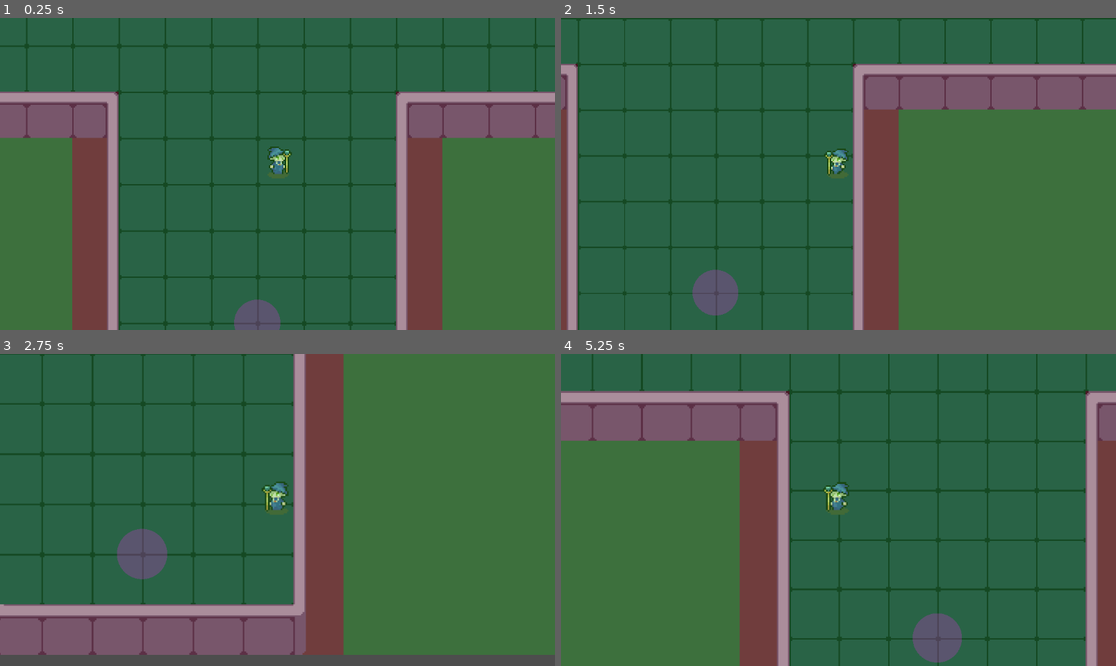
Above: before the commit, frames 1-4 (two rows, left to right).
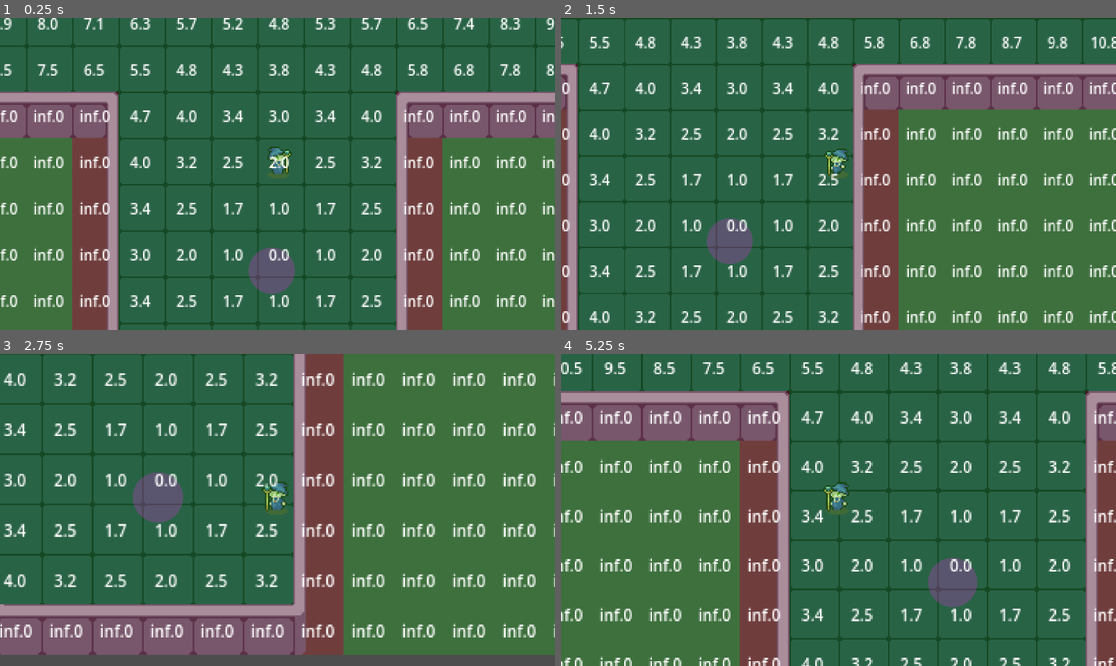
Above: after the commit, the same moments.

Repository: iljanated/shooter
Game: Godot game, scene res://scenes/game.tscn
Two runs of this game, one before a commit and one after it. Both use one fixed random seed, a clock stepped at 60 frames per second and the inputs below.
Inputs (mouse positions are in pixels of both pictures, inside the frame that each line leads up to):
- Up to frame 1 (0.25 s): no input
- Up to frame 2 (1.5 s): move the mouse to (960, 158) at 0.52 s; hold D (move_right) 0.53-1.28 s; hold Mouse wheel up (zoom_in) 0.53-1.28 s; move the mouse to (727, 189) at 1.27 s; hold S (move_down) from 1.28 s (still down); tap Mouse wheel down (zoom_out) at 1.35 s
- Up to frame 3 (2.75 s): move the mouse to (333, 441) at 2.02 s; release S (move_down) at 2.03 s; hold D (move_right) from 2.03 s (still down); hold Mouse wheel up (zoom_in) from 2.03 s (still down)
- Up to frame 4 (5.25 s): move the mouse to (810, 572) at 2.77 s; release D (move_right) at 2.78 s; release Mouse wheel up (zoom_in) at 2.78 s; hold W (move_up) 2.78-3.53 s; tap Mouse wheel down (zoom_out) at 2.85, 4.35 s; move the mouse to (1005, 556) at 3.52 s; hold Mouse wheel up (zoom_in) 3.53-4.28 s; hold A (move_left) 3.53-5.03 s; move the mouse to (672, 463) at 4.27 s; move the mouse to (866, 510) at 5.02 s; hold S (move_down) from 5.03 s (still down); hold Mouse wheel up (zoom_in) from 5.03 s (still down)

The runs differ from the first frame. In frame 1, 9.5% of the frame differs, in the area x 0-100%, y 0-100%; in frame 2, 10%; in frame 3, 11%, in the area x 0-100%, y 5-91%; in frame 4, 10%.

Commit message:
flowfield bis

Diff:
--- a/scenes/enemy.tscn
+++ b/scenes/enemy.tscn
@@ -4,6 +4,7 @@
 [ext_resource type="SpriteFrames" uid="uid://ctp35ofa4tle7" path="res://assets/characters/armored_orc/armored_orc_sprite_frames.tres" id="1_7p1mj"]
 [ext_resource type="Script" uid="uid://qotc8qnrnmtj" path="res://scripts/state_machine/state_machine.gd" id="2_md0e3"]
 [ext_resource type="Script" uid="uid://m53jbagvaqs" path="res://scripts/characters/enemy/states/enemy_idle_state.gd" id="3_4ra3w"]
+[ext_resource type="Script" uid="uid://bxc4c6djew7bv" path="res://scripts/characters/enemy/states/enemy_goto_exit_state.gd" id="5_c4w8v"]
 
 [sub_resource type="CircleShape2D" id="CircleShape2D_7p1mj"]
 radius = 17.029387
@@ -24,9 +25,14 @@
 
 [node name="StateMachine" type="Node" parent="." unique_id=1400117222 node_paths=PackedStringArray("initial_state")]
 script = ExtResource("2_md0e3")
-initial_state = NodePath("EnemyIdleState")
+initial_state = NodePath("EnemyGoToExitState")
 
 [node name="EnemyIdleState" type="Node" parent="StateMachine" unique_id=1944321384 node_paths=PackedStringArray("character_body")]
 script = ExtResource("3_4ra3w")
 character_body = NodePath("../..")
 metadata/_custom_type_script = "uid://m53jbagvaqs"
+
+[node name="EnemyGoToExitState" type="Node" parent="StateMachine" unique_id=654520577 node_paths=PackedStringArray("character_body")]
+script = ExtResource("5_c4w8v")
+character_body = NodePath("../..")
+metadata/_custom_type_script = "uid://bxc4c6djew7bv"
--- a/scenes/game.tscn
+++ b/scenes/game.tscn
@@ -25,6 +25,10 @@
 [node name="StaticObjects" type="Node" parent="." unique_id=1171088548]
 
 [node name="MapExit" parent="StaticObjects" unique_id=1554953664 instance=ExtResource("2_p57ef")]
+position = Vector2(10, -36)
+
+[node name="MapExit2" parent="StaticObjects" unique_id=1346189774 instance=ExtResource("2_p57ef")]
+position = Vector2(866, -643)
 
 [node name="Player" parent="." unique_id=625724922 instance=ExtResource("1_uwrxv")]
 position = Vector2(14, -103)
@@ -34,7 +38,7 @@
 script = ExtResource("3_lnu2h")
 
 [node name="Enemy" parent="." unique_id=1222688683 instance=ExtResource("4_lbhrr")]
-position = Vector2(-283, -238)
+position = Vector2(-875, -925)
 
 [node name="DataGrid2D" type="Node2D" parent="." unique_id=797833128]
 z_index = 10
--- /dev/null
+++ b/scripts/characters/enemy/states/enemy_goto_exit_state.gd
@@ -0,0 +1,25 @@
+extends State
+class_name  EnemyGoToExitState
+
+@export var character_body: CharacterBody2D
+@export var max_speed: float = 50.0
+
+var datagrid: DataGrid2D
+
+func _ready() -> void:
+    datagrid = get_tree().root.find_child("DataGrid2D", true, false)
+    if datagrid == null:
+        push_error("EnemyGoToExitState: Could not find DataGrid2D in node tree")
+
+    if not character_body:
+        push_error("EnemyGoToExitState: character_body is not assigned")
+
+func enter():
+    pass
+
+func update(delta):
+    pass
+
+func physics_update(delta):
+    var gradient = datagrid.get_gradient("exits", character_body.global_position)
+    character_body.velocity = -gradient * max_speed
--- a/scripts/datagrid/datagrid2d.gd
+++ b/scripts/datagrid/datagrid2d.gd
@@ -33,7 +33,8 @@
 
 	var grid_width = grid_rect.size.x
 	var grid_height = grid_rect.size.y
-	grid.resize(grid_width * grid_height)
+	var grid_size = grid_width * grid_height
+	grid.resize(grid_size)
 
 	for y in range(grid_height):
 		for x in range(grid_width):
@@ -53,14 +54,21 @@
 				"wall":
 					grid[cell_index].walkable = false
 
-	initialize_flow_fields()
+	exit_distance_field.resize(grid_size)
+	player_distance_field.resize(grid_size)
+	flow_field_buffer.resize(grid_size)
+
 	rebuild_exit_distance_field()
-	rebuild_player_distance_field([])
+	rebuild_player_distance_field()
+
 	queue_redraw()
 
 func _draw():
 	var grid_width = grid_rect.size.x
 	var grid_height = grid_rect.size.y
+
+	var font : Font = ThemeDB.fallback_font
+	var font_size = 10
 
 	for y in range(grid_height):
 		for x in range(grid_width):
@@ -68,6 +76,7 @@
 			var cell = grid[cell_index]
 			var color =  Color(0, 1, 0, 0.2) if cell.walkable else Color(1, 0, 0, 0.2)
 			draw_rect(Rect2(top_left + Vector2(x, y) * cell_size, Vector2(cell_size, cell_size)), color)
+			draw_string(font, top_left + Vector2(x, y) * cell_size + Vector2(0, (cell_size + font_size) * 0.5), str(exit_distance_field[cell_index]).pad_decimals(1),HORIZONTAL_ALIGNMENT_CENTER, cell_size, font_size)
 
 
 func initialize_tilemap_layers_from_static_layers() -> void:
@@ -95,38 +104,85 @@
 		if child_node is MapExit:
 			map_exits.append(child_node)
 
-
-func initialize_flow_fields() -> void:
-	var cell_count = grid.size()
-	exit_distance_field = FlowField.create_default_field(cell_count)
-	player_distance_field = FlowField.create_default_field(cell_count)
-	flow_field_buffer = FlowField.create_default_field(cell_count)
-
-
 func rebuild_exit_distance_field() -> void:
+
 	var exit_source_indices: Array[int] = []
 	for map_exit in map_exits:
-		exit_source_indices.append(get_cell_index_from_world_position(map_exit.global_position))
-
-	flow_field_buffer = FlowField.calculate_field_on_buffer(flow_field_buffer, grid, exit_source_indices)
+		var index = world_position_to_index(map_exit.global_position)
+		if index != -1:
+			exit_source_indices.append(index)
+
+	FlowField.calculate_field(flow_field_buffer, grid_rect.size, grid, exit_source_indices)
+
 	var previous_field = exit_distance_field
 	exit_distance_field = flow_field_buffer
 	flow_field_buffer = previous_field
 
 
-func rebuild_player_distance_field(player_positions: Array[Vector2]) -> void:
-	var player_source_indices: Array[int] = []
-	for player_position in player_positions:
-		player_source_indices.append(get_cell_index_from_world_position(player_position))
-
-	flow_field_buffer = FlowField.calculate_field_on_buffer(flow_field_buffer, grid, player_source_indices)
-	var previous_field = player_distance_field
-	player_distance_field = flow_field_buffer
-	flow_field_buffer = previous_field
-
-
-func get_cell_index_from_world_position(world_position: Vector2) -> int:
+func rebuild_player_distance_field() -> void:
+	pass
+
+func get_index_distance(flow_field: String, index: int) -> float:
+	var selected_field: PackedFloat32Array
+	match flow_field:
+		"exits":
+			selected_field = exit_distance_field
+		"players":
+			selected_field = player_distance_field
+		_:
+			push_error("DataGrid2D: Unknown flow field name ", flow_field)
+			return INF
+
+	if index < 0 or index >= selected_field.size():
+		return INF
+
+	return selected_field[index]
+
+func get_distance(flow_field: String, world_position: Vector2) -> float:
+	var index = world_position_to_index(Vector2(world_position.x, world_position.y))
+	return get_index_distance(flow_field, index)
+
+func get_gradient(flow_field: String, world_position: Vector2) -> Vector2:
+	var center_index = world_position_to_index(Vector2(world_position.x, world_position.y))
+	var center_value = get_index_distance(flow_field, center_index)
+	if center_value == INF:
+		return Vector2.ZERO
+
+	var grid_width = grid_rect.size.x
+	var grid_height = grid_rect.size.y
+	var cell_x = center_index % grid_width
+	var cell_y = int(center_index / grid_width)
+
+	var right_index = center_index + 1 if cell_x < grid_width - 1 else -1
+	var left_index = center_index - 1 if cell_x > 0 else -1
+	var up_index = center_index + grid_width if cell_y < grid_height - 1 else -1
+	var down_index = center_index - grid_width if cell_y > 0 else -1
+
+	var right_value = get_index_distance(flow_field, right_index)
+	if right_value == INF:
+		right_value = center_value
+
+	var left_value = get_index_distance(flow_field, left_index)
+	if left_value == INF:
+		left_value = center_value
+
+	var up_value = get_index_distance(flow_field, up_index)
+	if up_value == INF:
+		up_value = center_value
+
+	var down_value = get_index_distance(flow_field, down_index)
+	if down_value == INF:
+		down_value = center_value
+
+	var gradient = Vector2(right_value - left_value, up_value - down_value)
+	if gradient == Vector2.ZERO:
+		return Vector2.ZERO
+
+	return gradient.normalized()
+
+func world_position_to_index(world_position: Vector2) -> int:
 	if grid_rect == Rect2i():
+		push_error("DataGrid2D: Empty grid_rect, cannot convert world position to index")
 		return -1
 
 	var local_position = world_position / cell_size
@@ -135,8 +191,10 @@
 	var grid_height = grid_rect.size.y
 
 	if cell_position.x < 0 or cell_position.x >= grid_width:
+		push_error("DataGrid2D: World position ", world_position, " is out of grid bounds")
 		return -1
 	if cell_position.y < 0 or cell_position.y >= grid_height:
+		push_error("DataGrid2D: World position ", world_position, " is out of grid bounds")
 		return -1
 
 	return cell_position.y * grid_width + cell_position.x
--- a/scripts/datagrid/flowfield.gd
+++ b/scripts/datagrid/flowfield.gd
@@ -2,28 +2,58 @@
 
 class_name FlowField
 
-const DEFAULT_DISTANCE: float = INF
+static func calculate_field(field: PackedFloat32Array, grid_size: Vector2i, data_grid: Array[DataGrid2DCell], target_indices: Array[int]):
+    field.fill(INF)
+    for target_index in target_indices:
+        field[target_index] = 0.0
 
+    var sweeps = [
+        {"x_start": 0, "x_end": grid_size.x, "x_step": 1, "y_start": 0, "y_end": grid_size.y, "y_step": 1},
+        {"x_start": grid_size.x - 1, "x_end": - 1, "x_step": - 1, "y_start": 0, "y_end": grid_size.y, "y_step": 1},
+        {"x_start": 0, "x_end": grid_size.x, "x_step": 1, "y_start": grid_size.y - 1, "y_end": - 1, "y_step": - 1},
+        {"x_start": grid_size.x - 1, "x_end": - 1, "x_step": - 1, "y_start": grid_size.y - 1, "y_end": - 1, "y_step": - 1}
+    ]
 
-static func create_default_field(cell_count: int) -> PackedFloat32Array:
-	var flow_field := PackedFloat32Array()
-	flow_field.resize(cell_count)
-	for cell_index in range(cell_count):
-		flow_field[cell_index] = DEFAULT_DISTANCE
-	return flow_field
+    var grid_width = grid_size.x
+    var grid_height = grid_size.y
 
+    for sweep in sweeps:
+        for x in range(sweep["x_start"], sweep["x_end"], sweep["x_step"]):
+            for y in range(sweep["y_start"], sweep["y_end"], sweep["y_step"]):
+                var index = x + y * grid_width
 
-static func calculate_field_on_buffer(
-		buffer_field: PackedFloat32Array,
-		grid: Array[DataGrid2DCell],
-		source_indices: Array[int]
-	) -> PackedFloat32Array:
-	for cell_index in range(grid.size()):
-		buffer_field[cell_index] = DEFAULT_DISTANCE
+                if not data_grid[index].walkable:
+                    continue
 
-	for source_index in source_indices:
-		if source_index >= 0 and source_index < buffer_field.size():
-			buffer_field[source_index] = 0.0
+                if target_indices.has(index):
+                    continue
 
-	# Fast sweep method and eikonal solver will be implemented here later.
-	return buffer_field
+                var x_left = field[index - 1] if x > 0 else INF
+                var x_right = field[index + 1] if x < grid_width - 1 else INF
+                var y_up = field[index - grid_width] if y > 0 else INF
+                var y_down = field[index + grid_width] if y < grid_height - 1 else INF
+
+                var u_xmin = min(x_left, x_right)
+                var u_ymin = min(y_up, y_down)
+
+                var f_val = 1.0 # speed?
+                var f_inv = 1.0 / f_val
+
+                var u_new = FlowField.solve_eikonal(u_xmin, u_ymin, f_inv)
+
+                if u_new < field[index]:
+                    field[index] = u_new
+
+static func solve_eikonal(u_x: float, u_y: float, f_inv: float) -> float:
+    var u_min = min(u_x, u_y)
+    var u_max = max(u_x, u_y)
+
+    if u_max == INF:
+        return u_min + f_inv
+
+    var discriminant = 2.0 * f_inv * f_inv - (u_x - u_y) * (u_x - u_y)
+
+    if discriminant < 0.0:
+        return u_min + f_inv
+
+    return 0.5 * ((u_x + u_y) + sqrt(discriminant))
Not shown, added: scripts/characters/enemy/states/enemy_goto_exit_state.gd.uid
